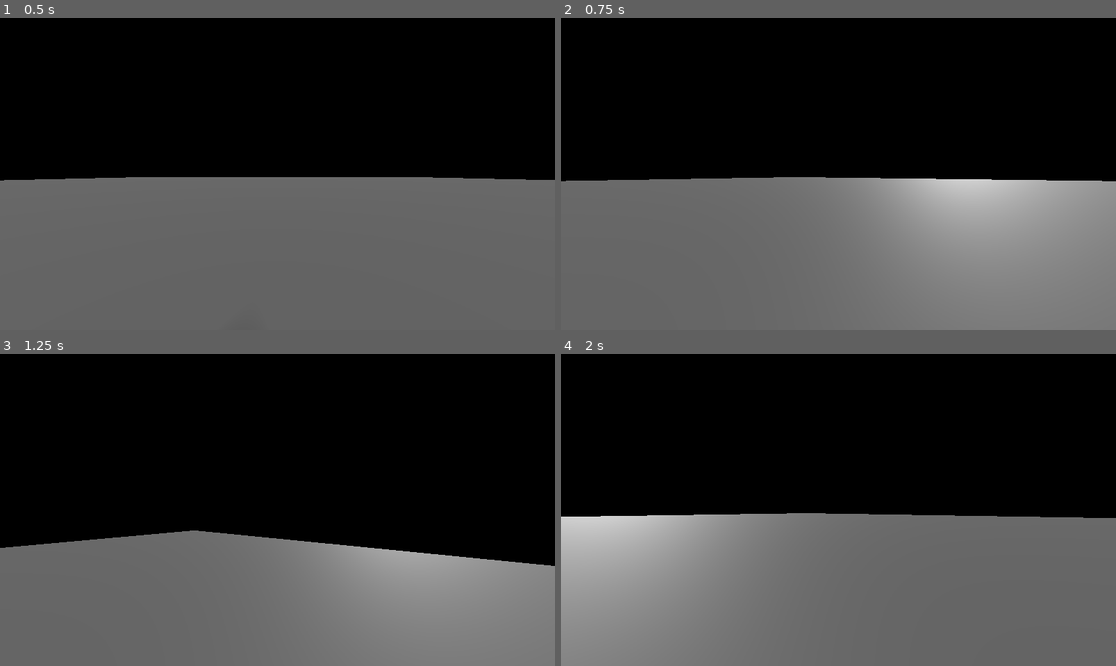
Above: before the commit, frames 1-4 (two rows, left to right).
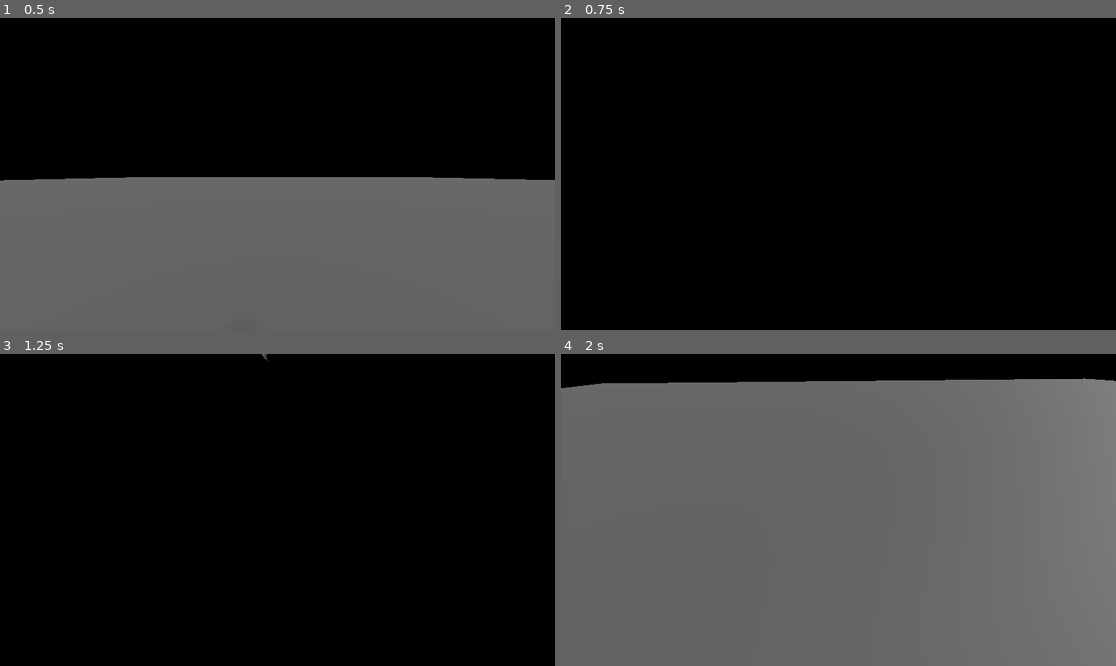
Above: after the commit, the same moments.

Repository: chicken6250/Old-stuff-simulator
Game: Godot game, scene res://Spatial.tscn
Same seed, same stepped clock (60 frames per second), same inputs: the game is played once before the commit and once after it.
Inputs (mouse positions are in pixels of both pictures, inside the frame that each line leads up to):
- Up to frame 1 (0.5 s): no input
- Up to frame 2 (0.75 s): move the mouse to (960, 158) at 0.52 s; hold D (right) from 0.53 s (still down)
- Up to frame 3 (1.25 s): keep holding D (right); tap Space (jump) at 0.77 s
- Up to frame 4 (2 s): move the mouse to (727, 525) at 1.27 s; release D (right) at 1.28 s; hold S (backward) from 1.28 s (still down); tap Space (jump) at 1.52 s

Frame 1 is identical in both runs. In frame 2, 48% of the frame differs, in the area x 0-100%, y 51-100%; in frame 3, 39%; in frame 4, 57%, in the area x 0-100%, y 7-100%.

Commit message:
modified:   .godot/editor/editor_layout.cfg 	modified:   .godot/editor/script_editor_cache.cfg 	modified:   player.gd

Diff:
--- a/player.gd
+++ b/player.gd
@@ -6,12 +6,14 @@
 
 @onready var neck: Node3D = $neck
 
-const MOUSE_SENS:float = 0.01
+const MOUSE_SENS:float = 0.02
 
 func _input(event: InputEvent) -> void:
 	if event is InputEventMouseMotion:
 		var mouse_motion:Vector2 = event.relative
 		rotate_y(-(mouse_motion.x * MOUSE_SENS))
+		neck.rotate_x(-(mouse_motion.y * MOUSE_SENS))
+		neck.rotation.x = deg_to_rad(clamp(rad_to_deg(neck.rotation.x), -90 ,50))
 
 func _physics_process(delta: float) -> void:
 	# Add the gravity.
